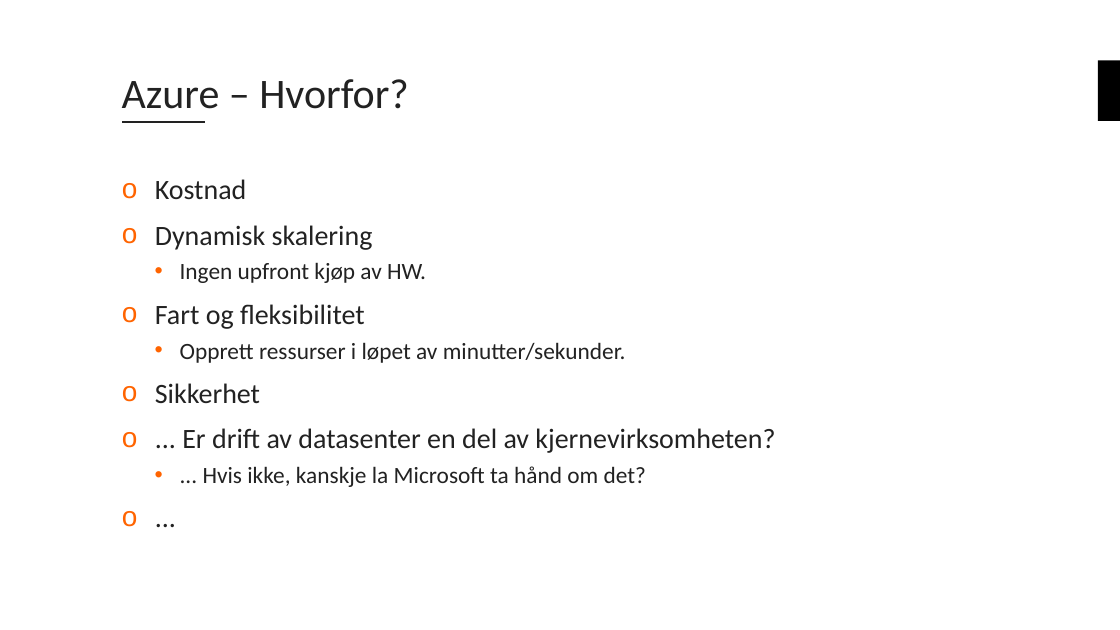
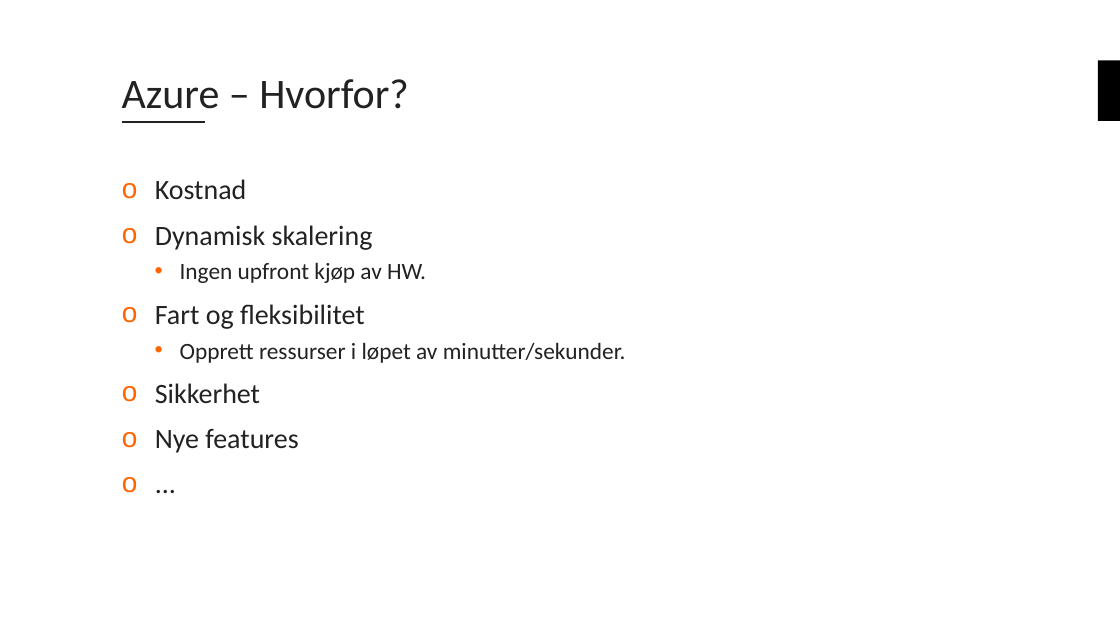
Before and after one commit to bouvet/azure-workshops, a slide deck: slide 6 of Workshop_1/Presentasjon/Azureskolen-Workshop#1.pptx. Drawn at 1120x630 pixels with LibreOffice and Linux fonts; fonts in the diff are those of the drawing; background and template pictures are left out. Boxes give left, top, right and bottom in pixels: in the first picture for what was removed or moved away, otherwise in the second. Text is boxed around its words. In the diff, an @@ line names an element or a change of style, - is before the commit and + after.

```diff
--- a/Workshop_1/Presentasjon/Azureskolen-Workshop#1.pptx
+++ b/Workshop_1/Presentasjon/Azureskolen-Workshop#1.pptx
@@ text at bbox=[155, 429, 298, 453]: text changed @@
-o ... Er drift av datasenter en del av kjernevirksomheten?
-  • ... Hvis ikke, kanskje la Microsoft ta hånd om det?
+o Nye features
```
Also in this commit, not shown: 3 other slides changed.
